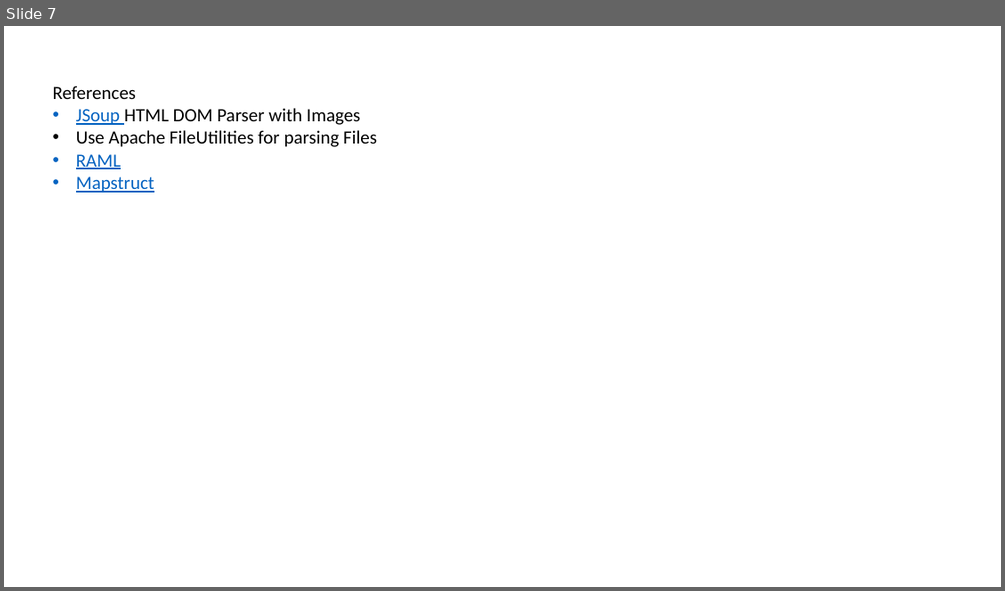
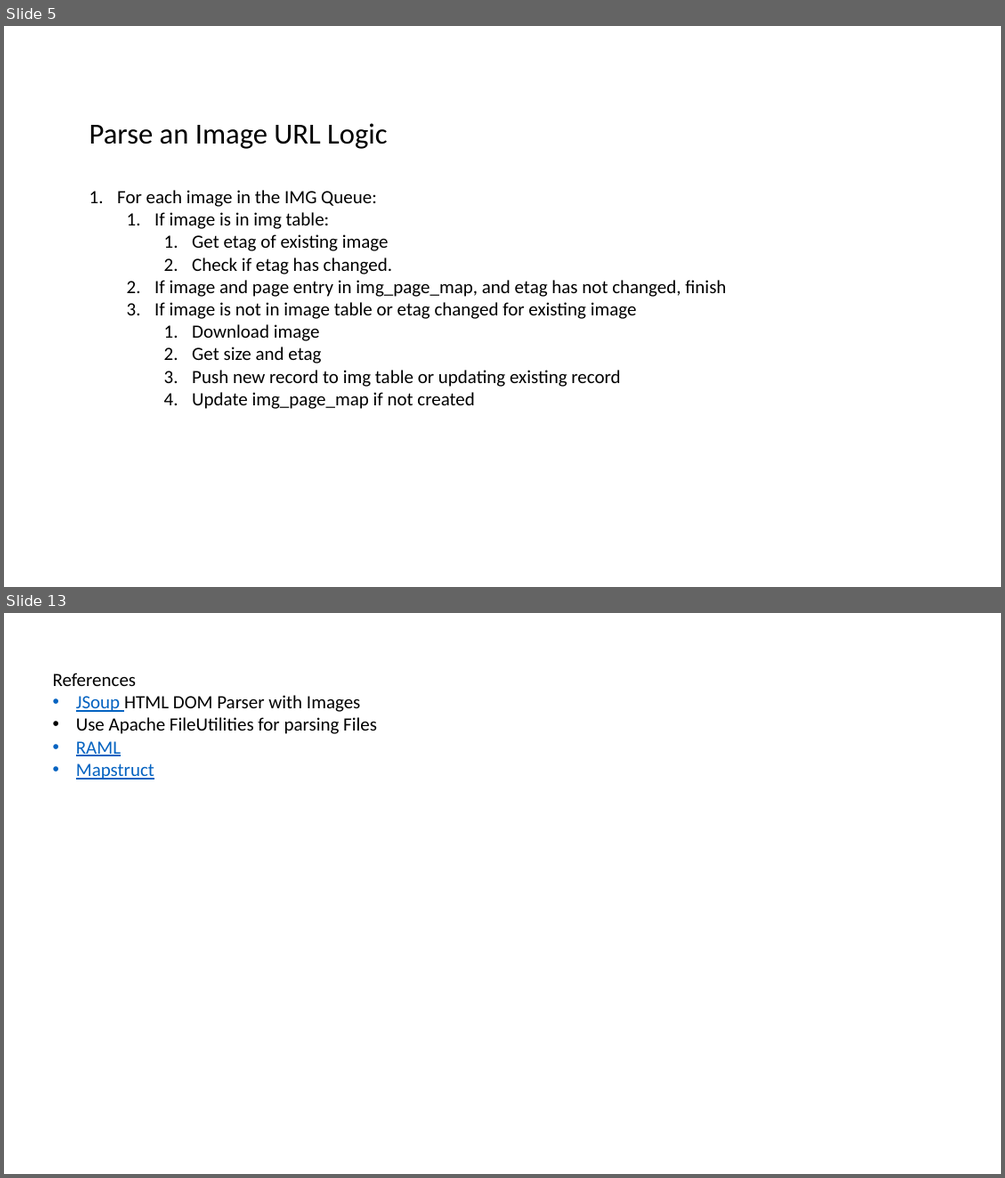
Before and after one commit to datim/squid, a slide deck: docs/design.pptx. Shown one above the other, each under a label of ours: slide 7 before the commit, slides 5 and 13 after it; the slides between them are not shown. The pictures are 1005x591 and 1005x1178 pixels, drawn with LibreOffice and Linux fonts; fonts in the diff are those of the drawing. Boxes give left, top, right and bottom in pixels: in the first picture for what was removed or moved away, otherwise in the second. Text is boxed around its words. In the diff, an @@ line names an element or a change of style, - is before the commit and + after.

Commit message:
Update design for new tables

```diff
--- a/docs/design.pptx
+++ b/docs/design.pptx
@@ slide 5 added at bbox=[4, 26, 1001, 587], background #FFFFFF @@
@@ text added at bbox=[89, 123, 726, 409], 18 pt, text #000000 @@
+Parse an Image URL Logic
+1. For each image in the IMG Queue:
+  1. If image is in img table:
+    1. Get etag of existing image
+    2. Check if etag has changed.
+  2. If image and page entry in img_page_map, and etag has not changed, finish
+  3. If image is not in image table or etag changed for existing image
+    1. Download image
+    2. Get size and etag
+    3. Push new record to img table or updating existing record
+    4. Update img_page_map if not created
@@ what was slide 7 is now slide 13 @@
```
Also in this commit, not shown: 4 slides changed, 6 other slides added, 2 slides removed.
